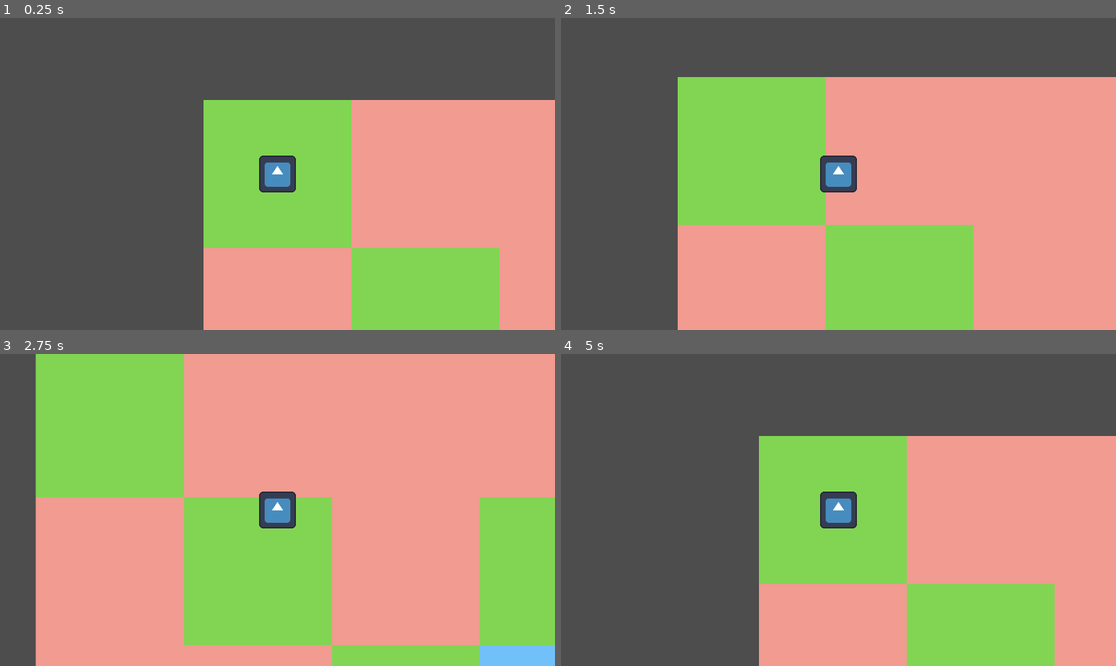
Above: before the commit, frames 1-4 (two rows, left to right).
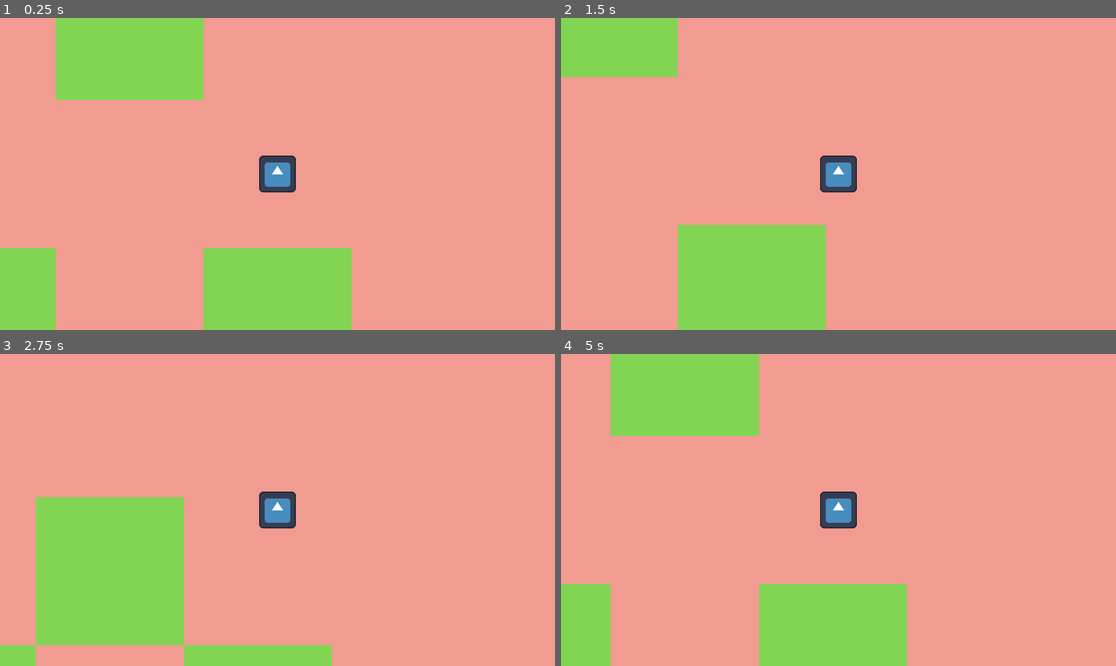
Above: after the commit, the same moments.

Repository: AnselmeDonato/hello_godot
Game: Godot game, scene res://main.tscn
Two runs of this game, one before a commit and one after it. Both use one fixed random seed, a clock stepped at 60 frames per second and the inputs below. The engine's default icon, where the game draws it, is replaced by a stand-in: a white triangle on a blue panel in a dark square.
Inputs:
- Up to frame 1 (0.25 s): no input
- Up to frame 2 (1.5 s): tap Enter at 0.5 s; hold D (right) 0.53-1.28 s; hold S (down) from 1.28 s (still down)
- Up to frame 3 (2.75 s): release S (down) at 2.03 s; hold D (right) from 2.03 s (still down)
- Up to frame 4 (5 s): release D (right) at 2.78 s; hold W (up) 2.78-3.53 s; hold A (left) from 3.53 s (still down)

The runs differ from the first frame. In frame 1, 79% of the frame differs, in the area x 0-100%, y 0-100%; in frame 2, 66%; in frame 3, 54%; in frame 4, 78%.

Commit message:
refacto + center player

Diff:
--- a/level/grid.gd
+++ b/level/grid.gd
@@ -4,18 +4,28 @@
 
 # ================== Variables ================== #
 
-const TILES_RULES_PATH = "res://level/assets/tiles_rules.json"
-const TILE_DIMENSION = 512
-const GRID_DIMENSTION = 10
+var TILES_RULES_PATH = "res://level/assets/tiles_rules.json"
+var TILE_DIMENSION = 512
+var GRID_DIMENSION = 10
 
 var tiles_rules = {}
 var grid = []
 
-# ================== Functions ================== #
+# ================== "Private" Functions ================== #
 
 func tile_at(pos: Array):
 	"""Return the tile at a position in the grid (it's NOT godot's own 'position')"""
 	return grid[pos[1]][pos[0]]
+
+
+func is_collapsed():
+	"""Return true if all the tiles in the grid have collapsed to a single state"""
+	for y in range(grid.size()):
+		for x in range(grid[0].size()):
+			if not tile_at([x,y]).is_collapsed():
+				return false
+
+	return true
 
 
 func get_smallest_entropy_pos():
@@ -39,22 +49,34 @@
 	return smallest_entropy_pos
 
 
-func is_collapsed():
-	"""Return true if all the tiles in the grid have collapsed to a single state"""
-	for y in range(grid.size()):
-		for x in range(grid[0].size()):
-			if not tile_at([x,y]).is_collapsed():
-				return false
+func get_superposed_neighbors_pos(from_pos):
+	"""Return a list of the position of superposed (i.e not collapsed) 1-neighbors of the position from_pos"""
+	var superposed_neighbors_pos = []
 
-	return true
+	# Sorry for the ugly naming: right here there is going to be a confusion between "_pos"=position,
+	# used everywhere else in grid.gd, and "pos_"=positive, used for the constraints in tiles_rules.json
+	# I'll find something better one day, but for now let's stick to the confusion
+	if from_pos[0] > 0:
+		var neg_x_pos = [from_pos[0] - 1, from_pos[1]]
+		if not tile_at(neg_x_pos).is_collapsed():
+			superposed_neighbors_pos.append(neg_x_pos)
 
+	if from_pos[0] < GRID_DIMENSION - 1:
+		var pos_x_pos = [from_pos[0] + 1, from_pos[1]]
+		if not tile_at(pos_x_pos).is_collapsed():
+			superposed_neighbors_pos.append(pos_x_pos)
 
-func collapse():
-	"""Collapse the grid by collapsing each tile and propagating the result"""
-	while not is_collapsed():
-		var pos_to_collapse = get_smallest_entropy_pos()
-		tile_at(pos_to_collapse).collapse()
-		propagate_collapse(pos_to_collapse)
+	if from_pos[1] > 0:
+		var neg_y_pos = [from_pos[0], from_pos[1] - 1]
+		if not tile_at(neg_y_pos).is_collapsed():
+			superposed_neighbors_pos.append(neg_y_pos)
+
+	if from_pos[1] < GRID_DIMENSION - 1:
+		var pos_y_pos = [from_pos[0], from_pos[1] + 1]
+		if not tile_at(pos_y_pos).is_collapsed():
+			superposed_neighbors_pos.append(pos_y_pos)
+
+	return superposed_neighbors_pos
 
 
 func propagate_collapse(from_pos: Array):
@@ -88,60 +110,7 @@
 				stack.append(neighbor_pos)
 
 
-func get_superposed_neighbors_pos(from_pos):
-	"""Return a list of the position of superposed (i.e not collapsed) 1-neighbors of the position from_pos"""
-	var superposed_neighbors_pos = []
-
-	# Sorry for the ugly naming: right here there is going to be a confusion between "_pos"=position,
-	# used everywhere else in grid.gd, and "pos_"=positive, used for the constraints in tiles_rules.json
-	# I'll find something better one day, but for now let's stick to the confusion
-	if from_pos[0] > 0:
-		var neg_x_pos = [from_pos[0] - 1, from_pos[1]]
-		if not tile_at(neg_x_pos).is_collapsed():
-			superposed_neighbors_pos.append(neg_x_pos)
-
-	if from_pos[0] < GRID_DIMENSTION - 1:
-		var pos_x_pos = [from_pos[0] + 1, from_pos[1]]
-		if not tile_at(pos_x_pos).is_collapsed():
-			superposed_neighbors_pos.append(pos_x_pos)
-
-	if from_pos[1] > 0:
-		var neg_y_pos = [from_pos[0], from_pos[1] - 1]
-		if not tile_at(neg_y_pos).is_collapsed():
-			superposed_neighbors_pos.append(neg_y_pos)
-
-	if from_pos[1] < GRID_DIMENSTION - 1:
-		var pos_y_pos = [from_pos[0], from_pos[1] + 1]
-		if not tile_at(pos_y_pos).is_collapsed():
-			superposed_neighbors_pos.append(pos_y_pos)
-
-	return superposed_neighbors_pos
-
-func show():
-	"""Show the grid by loading textures of all the tiles"""
-	for y in range(grid.size()):
-		for x in range(grid[0].size()):
-			var tile = tile_at([x,y])
-			tile.load_texture()
-			tile.position = Vector2(x * TILE_DIMENSION, y * TILE_DIMENSION)
-			add_child(tile)
-
-
-func init_grid():
-	"""Initialise the grid with all its tiles"""
-	var tile_ref = tile_scene.instantiate()
-	var all_possible_tiles = {}
-	for tile in tiles_rules.keys():
-		all_possible_tiles[tile] = 1
-
-	for y in range(GRID_DIMENSTION):
-		var row = []
-		for x in range(GRID_DIMENSTION):
-			var tile = tile_ref.duplicate()
-			tile.set_superposition(all_possible_tiles.duplicate())
-			row.append(tile)
-
-		grid.append(row)
+# ====================== "Public" functions ====================== #
 
 func load_tiles_rules():
 	"""Load the rules for tiles adjacency from a json file"""
@@ -159,15 +128,50 @@
 	tiles_rules = json.data
 
 
-# Called when the node enters the scene tree for the first time.
+func init_grid():
+	"""Initialise the grid with all its tiles"""
+	var tile_ref = tile_scene.instantiate()
+	var all_possible_tiles = {}
+	for tile in tiles_rules.keys():
+		all_possible_tiles[tile] = 1
+
+	for y in range(GRID_DIMENSION):
+		var row = []
+		for x in range(GRID_DIMENSION):
+			var tile = tile_ref.duplicate()
+			tile.set_superposition(all_possible_tiles.duplicate())
+			row.append(tile)
+
+		grid.append(row)
+
+
 func _init():
+	"""Called when the node enters the scene tree for the first time"""
 	load_tiles_rules()
 	init_grid()
+
+
+func collapse():
+	"""Collapse the grid by collapsing each tile and propagating the result"""
+	while not is_collapsed():
+		var pos_to_collapse = get_smallest_entropy_pos()
+		tile_at(pos_to_collapse).collapse()
+		propagate_collapse(pos_to_collapse)
+
+
+func show():
+	"""Show the grid by loading textures of all the tiles"""
+	for y in range(grid.size()):
+		for x in range(grid[0].size()):
+			var tile = tile_at([x,y])
+			tile.load_texture()
+			tile.position = Vector2(x * TILE_DIMENSION, y * TILE_DIMENSION)
+			add_child(tile)
 
 
 # =========== For debug ============= #
 
 func print_every_superposition():
-	for x in range(GRID_DIMENSTION):
-		for y in range(GRID_DIMENSTION):
+	for x in range(GRID_DIMENSION):
+		for y in range(GRID_DIMENSION):
 			print(tile_at([x,y]).superposition)
--- a/main.gd
+++ b/main.gd
@@ -1,6 +1,8 @@
 extends Node
 
 var grid_scene = preload("res://level/grid.tscn")
+var player_scene = preload("res://player/player.tscn")
+
 
 # Called when the node enters the scene tree for the first time.
 func _ready():
@@ -8,3 +10,8 @@
 	grid.collapse()
 	grid.show()
 	add_child(grid)
+
+	var player = player_scene.instantiate()
+	var center_grid = Vector2(grid.TILE_DIMENSION * grid.GRID_DIMENSION / 2, grid.TILE_DIMENSION * grid.GRID_DIMENSION / 2)
+	player.set_position(center_grid)
+	add_child(player)
--- a/main.tscn
+++ b/main.tscn
@@ -1,9 +1,6 @@
-[gd_scene load_steps=3 format=3 uid="uid://t1wgtiu1ecek"]
+[gd_scene load_steps=2 format=3 uid="uid://t1wgtiu1ecek"]
 
 [ext_resource type="Script" path="res://main.gd" id="1_q7dxp"]
-[ext_resource type="PackedScene" uid="uid://but7pe7kisb32" path="res://player/player.tscn" id="2_aepjn"]
 
 [node name="main" type="Node"]
 script = ExtResource("1_q7dxp")
-
-[node name="Player" parent="." instance=ExtResource("2_aepjn")]
